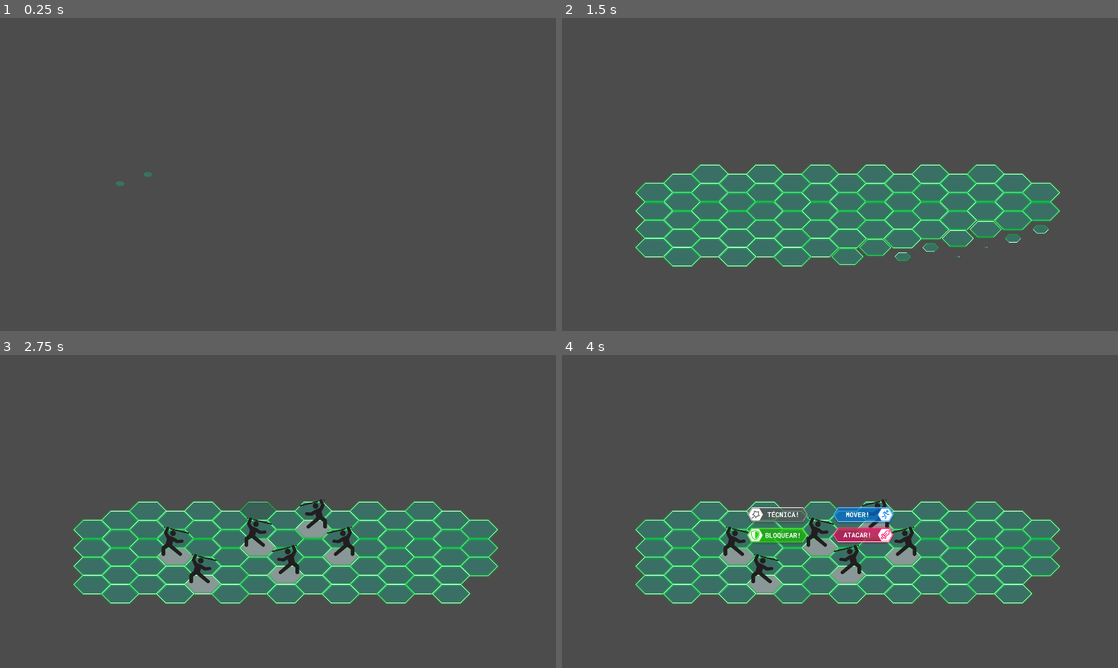
Above: before the commit, frames 1-4 (two rows, left to right).
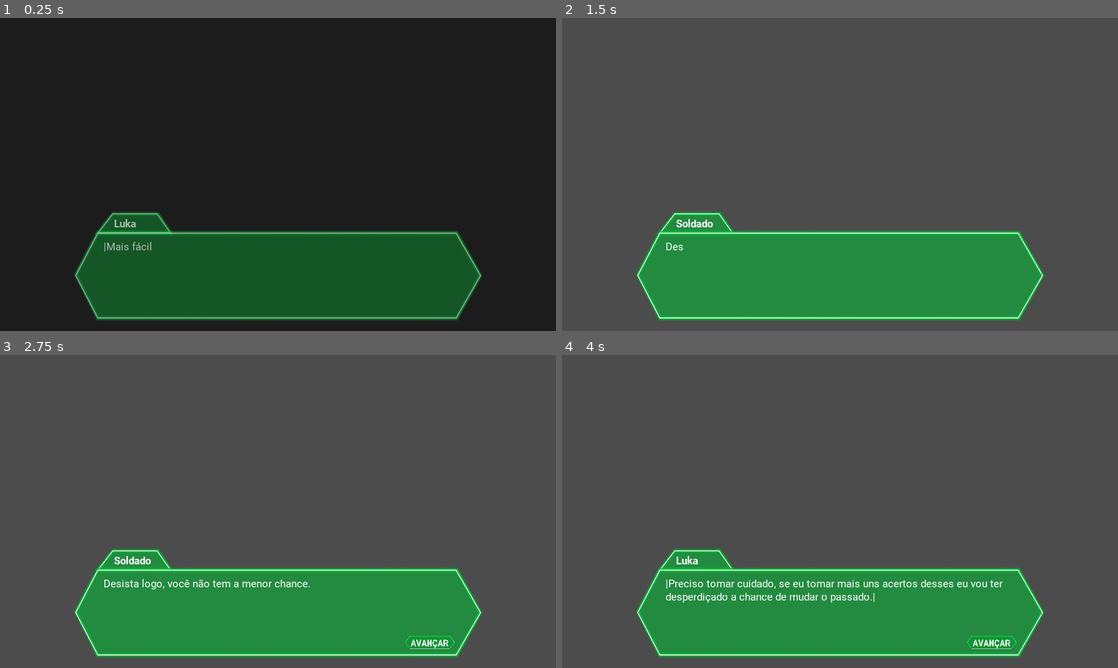
Above: after the commit, the same moments.

Repository: eduregis/hexachronos
Game: Godot game, scene res://View/Scenes/Act1_Scene2.tscn
The game is run twice, just before and just after one commit, with the same random seed, the same clock (stepped at 60 frames per second) and the same inputs. Before the commit the project starts from res://View/Scenes/Act1_Battle2.tscn.
Inputs (mouse positions are in pixels of both pictures, inside the frame that each line leads up to):
- Up to frame 1 (0.25 s): no input
- Up to frame 2 (1.5 s): tap Enter (ui_accept) at 0.5, 0.6, 0.77, 1.07, 1.35 s; move the mouse to (712, 174) at 0.52 s; hold Right (ui_right) 0.53-1.28 s; click (712, 174) at 0.67 s; move the mouse to (767, 174) at 1.27 s; click (767, 174) at 1.42 s
- Up to frame 3 (2.75 s): tap Enter (ui_accept) at 1.52, 1.82, 2.1 s; move the mouse to (255, 511) at 2.02 s; hold Right (ui_right) from 2.03 s (still down); click (255, 511) at 2.17 s
- Up to frame 4 (4 s): tap Enter (ui_accept) at 2.75, 2.85, 3.02, 3.32, 3.5, 3.6, 3.77 s; move the mouse to (873, 511) at 2.77 s; click (873, 511) at 2.92 s; move the mouse to (928, 511) at 3.52 s; release Right (ui_right) at 3.53 s; click (928, 511) at 3.67 s

The runs differ from the first frame. In frame 1, 100% of the frame differs, in the area x 0-100%, y 0-100%; in frame 2, 34%; in frame 3, 34%; in frame 4, 34%.
Error before the commit: Invalid get index '0' (on base: 'Array'). (res://Controller/Scenes/Act1_Battle2.gd:146)

Commit message:
match values

Diff:
--- a/Controller/Components/DialogueBox.gd
+++ b/Controller/Components/DialogueBox.gd
@@ -5,12 +5,15 @@
 export var dialogue = []
 export var sounds = []
 
-var makoto_angry = preload("res://Assets/CharacterSprites/makoto_angry.png")
-var makoto_surprised = preload("res://Assets/CharacterSprites/makoto_surprised.png")
-var makoto_neutral = preload("res://Assets/CharacterSprites/makoto_neutral.png")
-var ryuji_happy = preload("res://Assets/CharacterSprites/ryuji_happy.png")
-var ryuji_surprised = preload("res://Assets/CharacterSprites/ryuji_surprised.png")
-var ryuji_sad = preload("res://Assets/CharacterSprites/ryuji_sad.png")
+var billy_happy = preload("res://Assets/CharacterSprites/Berserker - Billy/Billy_Happy.png")
+var billy_sad = preload("res://Assets/CharacterSprites/Berserker - Billy/Billy_Sad.png")
+var billy_speechless = preload("res://Assets/CharacterSprites/Berserker - Billy/Billy_Speechless.png")
+var billy_tired = preload("res://Assets/CharacterSprites/Berserker - Billy/Billy_Tired.png")
+var cap_serious = preload("res://Assets/CharacterSprites/Capitão Salvato/Cap_Serious.png")
+var dandara = preload("res://Assets/CharacterSprites/Hammer - Dandara/HAMMER V2.png")
+var sam_happy = preload("res://Assets/CharacterSprites/Mecânica - Sam/Sam_Happy.png")
+var morya_neutral = preload("res://Assets/CharacterSprites/Rampage - Morya/Morya_Neutral.png")
+var thunder_happy = preload("res://Assets/CharacterSprites/Thunder - Borell/Thunder_Happy.png")
 
 var dialogue_index = 0
 
@@ -21,9 +24,8 @@
 func _ready():
 	load_dialogue()
 
-func _process(delta):
-	$"next-indicator".visible = finished
-	if Input.is_action_just_pressed("ui_accept"):
+func _input(event):
+	if Input.is_mouse_button_pressed(1):
 		if finished:
 			load_dialogue()
 		else:
@@ -33,12 +35,24 @@
 			$CharacterImage.modulate = Color(1, 1, 1, 1)
 			finished = true
 
+func _process(delta):
+	$NextDialogueButton.visible = finished
+	if dialogue_index < names.size():
+		if names[dialogue_index].length() == 0:
+			$NameBox.visible = false
+			$NameTextLabel.visible = false
+		else:
+			$NameBox.visible = true
+			$NameTextLabel.visible = true
+
 func load_dialogue():
 	if dialogue_index < dialogue.size():
 		finished = false
-		load_character_image(names[dialogue_index], expressions[dialogue_index])
+		load_character_image(expressions[dialogue_index])
+		print(expressions[dialogue_index])
 		load_sound(sounds[dialogue_index])
 		$RichTextLabel.bbcode_text = dialogue[dialogue_index]
+		$NameTextLabel.bbcode_text = names[dialogue_index]
 		$RichTextLabel.percent_visible = 0
 		var dialogue_length = dialogue[dialogue_index].length()
 		$Tween.interpolate_property(
@@ -65,24 +79,87 @@
 	)
 	$TweenCharacter.start()
 
-func load_character_image(name, expression):
-	match name:
-		"Makoto":
-			match expression:
-				"surprised":
-					$CharacterImage.texture = makoto_surprised
-				"neutral":
-					$CharacterImage.texture = makoto_neutral
-				"angry":
-					$CharacterImage.texture = makoto_angry
-		"Ryuji":
-			match expression:
-				"surprised":
-					$CharacterImage.texture = ryuji_surprised
-				"happy":
-					$CharacterImage.texture = ryuji_happy
-				"sad":
-					$CharacterImage.texture = ryuji_sad
+func load_character_image(expression):
+	match expression:
+		"Thunder_Happy.png":
+			$CharacterImage.texture = thunder_happy
+		"Thunder_Serious.png":
+			$CharacterImage.texture = thunder_happy
+		"Thunder_Angry.png":
+			$CharacterImage.texture = thunder_happy
+		"Thunder_Sweet.png":
+			$CharacterImage.texture = thunder_happy
+		"Thunder_Sigh.png":
+			$CharacterImage.texture = thunder_happy
+		"Thunder_Hurt.png":
+			$CharacterImage.texture = thunder_happy
+		"Sam_Serious.png":
+			$CharacterImage.texture = sam_happy
+		"Sam_Shy.png":
+			$CharacterImage.texture = sam_happy
+		"Sam_Sad.png":
+			$CharacterImage.texture = sam_happy
+		"Sam_Surprised.png":
+			$CharacterImage.texture = sam_happy
+		"Sam_Happy.png":
+			$CharacterImage.texture = sam_happy
+		"Sam_Defy.png":
+			$CharacterImage.texture = sam_happy
+		"Sam_Focused.png":
+			$CharacterImage.texture = sam_happy
+		"Cap_Happy.png":
+			$CharacterImage.texture = cap_serious
+		"Cap_Serious.png":
+			$CharacterImage.texture = cap_serious
+		"Cap_Surprised.png":
+			$CharacterImage.texture = cap_serious
+		"Cap_Sad.png":
+			$CharacterImage.texture = cap_serious
+		"Cap_Shy.png":
+			$CharacterImage.texture = cap_serious
+		"Cap_Shy_Cough.png":
+			$CharacterImage.texture = cap_serious
+		"Morya_Serious.png":
+			$CharacterImage.texture = morya_neutral
+		"Morya_Surprised.png":
+			$CharacterImage.texture = morya_neutral
+		"Morya_Struggle.png":
+			$CharacterImage.texture = morya_neutral
+		"Morya_Sad.png":
+			$CharacterImage.texture = morya_neutral
+		"Morya_Sigh.png":
+			$CharacterImage.texture = morya_neutral
+		"Hammer_Serious.png":
+			$CharacterImage.texture = dandara
+		"Hammer_Angry.png":
+			$CharacterImage.texture = dandara
+		"Hammer_Happy.png":
+			$CharacterImage.texture = dandara
+		"Hammer_Sweet.png":
+			$CharacterImage.texture = dandara
+		"Hammer_Surprised.png":
+			$CharacterImage.texture = dandara
+		"Hammer_Smile.png":
+			$CharacterImage.texture = dandara
+		"Billy_Blank.png":
+			$CharacterImage.texture = billy_speechless
+		"Billy_Speechless.png":
+			$CharacterImage.texture = billy_speechless
+		"Billy_Tired.png":
+			$CharacterImage.texture = billy_tired
+		"Billy_Happy.png":
+			$CharacterImage.texture = billy_happy
+		"Billy_Sad.png":
+			$CharacterImage.texture = billy_sad
+		"Billy_Surprised.png":
+			$CharacterImage.texture = billy_speechless
+		"Billy_Broke.png":
+			$CharacterImage.texture = billy_speechless
+		"Billy_Struggle.png":
+			$CharacterImage.texture = billy_speechless
+		_:
+			$CharacterImage.texture = null
+
 
 func load_sound(sound):
 	match sound:
--- a/Controller/Components/DialogueComponent.gd
+++ b/Controller/Components/DialogueComponent.gd
@@ -42,7 +42,7 @@
 			for dialogue in dialogues["sequence"]:
 				names.append(dialogue["name"])
 				expressions.append(dialogue["expression"])
-				text.append("(" + dialogue["name"] + ") " + dialogue["text"])
+				text.append(dialogue["text"])
 				sounds.append(dialogue["sound"])
 			$DialogueBox.dialogue = text
 			$DialogueBox.names = names
--- a/Controller/Components/QuestionBox.gd
+++ b/Controller/Components/QuestionBox.gd
@@ -9,8 +9,6 @@
 export var sound = ""
 
 signal answer_index
-
-var shido = preload("res://Assets/CharacterSprites/shido.png")
 
 var dialogue_index = 0
 
@@ -81,7 +79,7 @@
 	)
 
 func load_character_image(name, expression):
-	$CharacterImage.texture = shido
+	pass
 
 func load_sound(sound):
 	match sound:
--- a/Controller/Scenes/Act1_Battle2.gd
+++ b/Controller/Scenes/Act1_Battle2.gd
@@ -7,7 +7,7 @@
 func combat():
 	load_tilemap("0001")
 	yield(get_tree().create_timer(1.0), "timeout")
-	set_ally("Protagonist", 3, 4)
+	set_ally("Protagonist", 2, 2)
 	set_ally("Tanker", 1, 5)
 	set_ally("Mechanic", 2, 8)
 	set_foe("Foe", 4, 2)
--- a/View/Components/DialogueComponent.tscn
+++ b/View/Components/DialogueComponent.tscn
@@ -1,30 +1,21 @@
-[gd_scene load_steps=8 format=2]
+[gd_scene load_steps=11 format=2]
 
-[ext_resource path="res://Fonts/GaramondPremrPro-Smbd.otf" type="DynamicFontData" id=1]
+[ext_resource path="res://Assets/TextBox/Textbox.png" type="Texture" id=1]
 [ext_resource path="res://Controller/Components/DialogueBox.gd" type="Script" id=2]
 [ext_resource path="res://Controller/Components/DialogueComponent.gd" type="Script" id=3]
-[ext_resource path="res://Assets/next-indicator.png" type="Texture" id=4]
-[ext_resource path="res://Assets/dialog-background.png" type="Texture" id=5]
+[ext_resource path="res://Assets/TextBox/Button.png" type="Texture" id=4]
+[ext_resource path="res://Fonts/Roboto-Regular.ttf" type="DynamicFontData" id=5]
+[ext_resource path="res://Assets/TextBox/Name Box.png" type="Texture" id=6]
+[ext_resource path="res://Fonts/Roboto-Bold.ttf" type="DynamicFontData" id=7]
+[ext_resource path="res://View/Components/NextDialogueButton.gd" type="Script" id=8]
 
 [sub_resource type="DynamicFont" id=1]
-size = 30
-font_data = ExtResource( 1 )
+size = 24
+font_data = ExtResource( 7 )
 
-[sub_resource type="Animation" id=2]
-resource_name = "Idle"
-loop = true
-tracks/0/type = "value"
-tracks/0/path = NodePath(".:position")
-tracks/0/interp = 1
-tracks/0/loop_wrap = true
-tracks/0/imported = false
-tracks/0/enabled = true
-tracks/0/keys = {
-"times": PoolRealArray( 0, 0.5 ),
-"transitions": PoolRealArray( 1, 1 ),
-"update": 0,
-"values": [ Vector2( 683.01, 132.216 ), Vector2( 683.01, 125.216 ) ]
-}
+[sub_resource type="DynamicFont" id=2]
+size = 24
+font_data = ExtResource( 5 )
 
 [node name="DialogueComponent" type="Control"]
 anchor_left = 0.000604659
@@ -34,6 +25,7 @@
 margin_top = 0.619171
 margin_right = 0.178833
 margin_bottom = 0.619141
+focus_mode = 1
 script = ExtResource( 3 )
 __meta__ = {
 "_edit_use_anchors_": false
@@ -44,26 +36,60 @@
 anchor_top = 1.0
 anchor_right = 0.5
 anchor_bottom = 1.0
-margin_left = -362.291
-margin_top = -204.0
-margin_right = 362.709
-margin_bottom = -35.0
+margin_left = -471.997
+margin_top = -233.0
+margin_right = 473.003
+margin_bottom = -22.0
+focus_mode = 1
 script = ExtResource( 2 )
 __meta__ = {
-"_edit_group_": true,
 "_edit_use_anchors_": false
 }
 dialogue = [ "Uma vez Flamengo, sempre Flamengo,", "Flamengo sempre eu hei de ser,", "É meu maior prazer, vê-lo brilhar,", "Seja na terra, seja no mar,", "vencer, vencer, vencer,", "uma vez Flamengo, Flamengo até morrer!" ]
 
 [node name="CharacterImage" type="TextureRect" parent="DialogueBox"]
-anchor_left = 0.738
-anchor_right = 0.738
-margin_left = -151.05
-margin_top = -300.0
-margin_right = 150.95
-margin_bottom = 2.0
+anchor_left = 0.53
+anchor_top = 1.104
+anchor_right = 0.53
+anchor_bottom = 1.104
+margin_left = -307.85
+margin_top = -579.944
+margin_right = 306.15
+margin_bottom = 0.0559692
+expand = true
+stretch_mode = 6
+__meta__ = {
+"_edit_use_anchors_": false
+}
+
+[node name="NameBox" type="TextureRect" parent="DialogueBox"]
+anchor_left = 0.062
+anchor_top = 0.039
+anchor_right = 0.062
+anchor_bottom = 0.039
+margin_left = -10.59
+margin_top = -51.229
+margin_right = 175.41
+margin_bottom = 5.771
+texture = ExtResource( 6 )
 expand = true
 stretch_mode = 1
+__meta__ = {
+"_edit_use_anchors_": false
+}
+
+[node name="NameTextLabel" type="RichTextLabel" parent="DialogueBox"]
+anchor_left = 0.062
+anchor_top = 0.041
+anchor_right = 0.062
+anchor_bottom = 0.041
+margin_left = 36.41
+margin_top = -35.651
+margin_right = 133.41
+margin_bottom = 1.349
+custom_fonts/normal_font = SubResource( 1 )
+bbcode_text = "-"
+text = "-"
 __meta__ = {
 "_edit_use_anchors_": false
 }
@@ -71,7 +97,7 @@
 [node name="TextureRect" type="TextureRect" parent="DialogueBox"]
 anchor_right = 1.0
 anchor_bottom = 1.0
-texture = ExtResource( 5 )
+texture = ExtResource( 1 )
 expand = true
 stretch_mode = 1
 __meta__ = {
@@ -81,12 +107,12 @@
 [node name="RichTextLabel" type="RichTextLabel" parent="DialogueBox"]
 anchor_right = 1.0
 anchor_bottom = 1.0
-margin_left = 15.0
-margin_top = 15.0
-margin_right = -15.0
-margin_bottom = -15.0
-custom_fonts/normal_font = SubResource( 1 )
-custom_colors/default_color = Color( 0.478431, 0.254902, 0.254902, 1 )
+margin_left = 71.0
+margin_top = 26.0
+margin_right = -80.0
+margin_bottom = -29.0
+custom_fonts/normal_font = SubResource( 2 )
+custom_colors/default_color = Color( 1, 1, 1, 1 )
 bbcode_enabled = true
 bbcode_text = "-"
 text = "-"
@@ -94,15 +120,20 @@
 "_edit_use_anchors_": false
 }
 
-[node name="next-indicator" type="Sprite" parent="DialogueBox"]
-visible = false
-position = Vector2( 683.01, 132.216 )
+[node name="NextDialogueButton" type="Node2D" parent="DialogueBox"]
+position = Vector2( 820.323, 174.178 )
+script = ExtResource( 8 )
+
+[node name="Sprite" type="Sprite" parent="DialogueBox/NextDialogueButton"]
+position = Vector2( 0.960342, 0.718048 )
 scale = Vector2( 0.5, 0.5 )
 texture = ExtResource( 4 )
 
-[node name="AnimationPlayer" type="AnimationPlayer" parent="DialogueBox/next-indicator"]
-autoplay = "Idle"
-anims/Idle = SubResource( 2 )
+[node name="NextDialogueButtonHitBox" type="StaticBody2D" parent="DialogueBox/NextDialogueButton"]
+input_pickable = true
+
+[node name="HitBox" type="CollisionPolygon2D" parent="DialogueBox/NextDialogueButton/NextDialogueButtonHitBox"]
+polygon = PoolVector2Array( 46.9149, -14.5696, 57.6057, 0.130188, 47.1376, 15.4982, -45.2931, 15.0527, -55.5385, 0.130188, -44.6249, -14.3469 )
 
 [node name="Tween" type="Tween" parent="DialogueBox"]
 
@@ -111,4 +142,5 @@
 [node name="AudioStreamPlayer" type="AudioStreamPlayer" parent="DialogueBox"]
 
 [node name="DialogueTween" type="Tween" parent="."]
+[connection signal="input_event" from="DialogueBox/NextDialogueButton/NextDialogueButtonHitBox" to="DialogueBox/NextDialogueButton" method="_on_NextDialogueButtonHitBox_input_event"]
 [connection signal="tween_completed" from="DialogueBox/Tween" to="DialogueBox" method="_on_Tween_tween_completed"]
--- /dev/null
+++ b/View/Components/NextDialogueButton.gd
@@ -0,0 +1,21 @@
+extends Node2D
+
+
+# Declare member variables here. Examples:
+# var a = 2
+# var b = "text"
+
+
+# Called when the node enters the scene tree for the first time.
+func _ready():
+	pass # Replace with function body.
+
+
+# Called every frame. 'delta' is the elapsed time since the previous frame.
+#func _process(delta):
+#	pass
+
+
+func _on_NextDialogueButtonHitBox_input_event(viewport, event, shape_idx):
+	if event is InputEventMouseButton and event.pressed and event.button_index == BUTTON_LEFT:
+		print("aaaaaa")
--- a/project.godot
+++ b/project.godot
@@ -21,7 +21,7 @@
 [application]
 
 config/name="Hexachronos"
-run/main_scene="res://View/Scenes/Act1_Battle2.tscn"
+run/main_scene="res://View/Scenes/Act1_Scene2.tscn"
 config/icon="res://icon.png"
 
 [display]
Binary file added: Assets/CharacterSprites/Berserker - Billy/Billy_Happy.png
Not shown, added: Assets/CharacterSprites/Berserker - Billy/Billy_Happy.png.import
Binary file added: Assets/CharacterSprites/Berserker - Billy/Billy_Sad.png
Not shown, added: Assets/CharacterSprites/Berserker - Billy/Billy_Sad.png.import
Binary file added: Assets/CharacterSprites/Berserker - Billy/Billy_Speechless.png
Not shown, added: Assets/CharacterSprites/Berserker - Billy/Billy_Speechless.png.import
Binary file added: Assets/CharacterSprites/Berserker - Billy/Billy_Tired.png
Not shown, added: Assets/CharacterSprites/Berserker - Billy/Billy_Tired.png.import
Binary file added: Assets/CharacterSprites/Capitão Salvato/Cap_Serious.png
Not shown, added: Assets/CharacterSprites/Capitão Salvato/Cap_Serious.png.import
Binary file added: Assets/CharacterSprites/Hammer - Dandara/HAMMER V2.png
Not shown, added: Assets/CharacterSprites/Hammer - Dandara/HAMMER V2.png.import
(and 33 more such lines)
